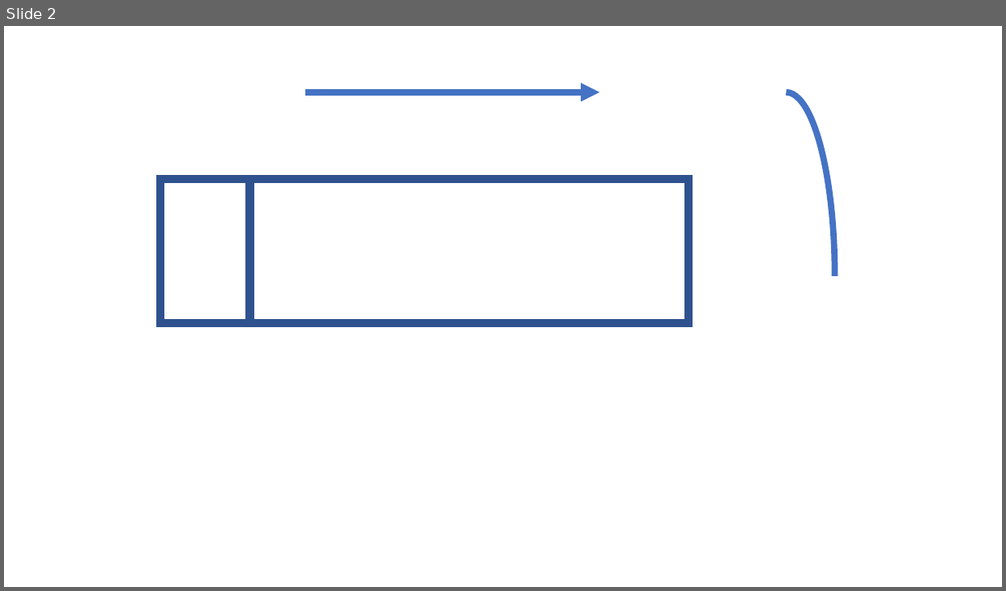
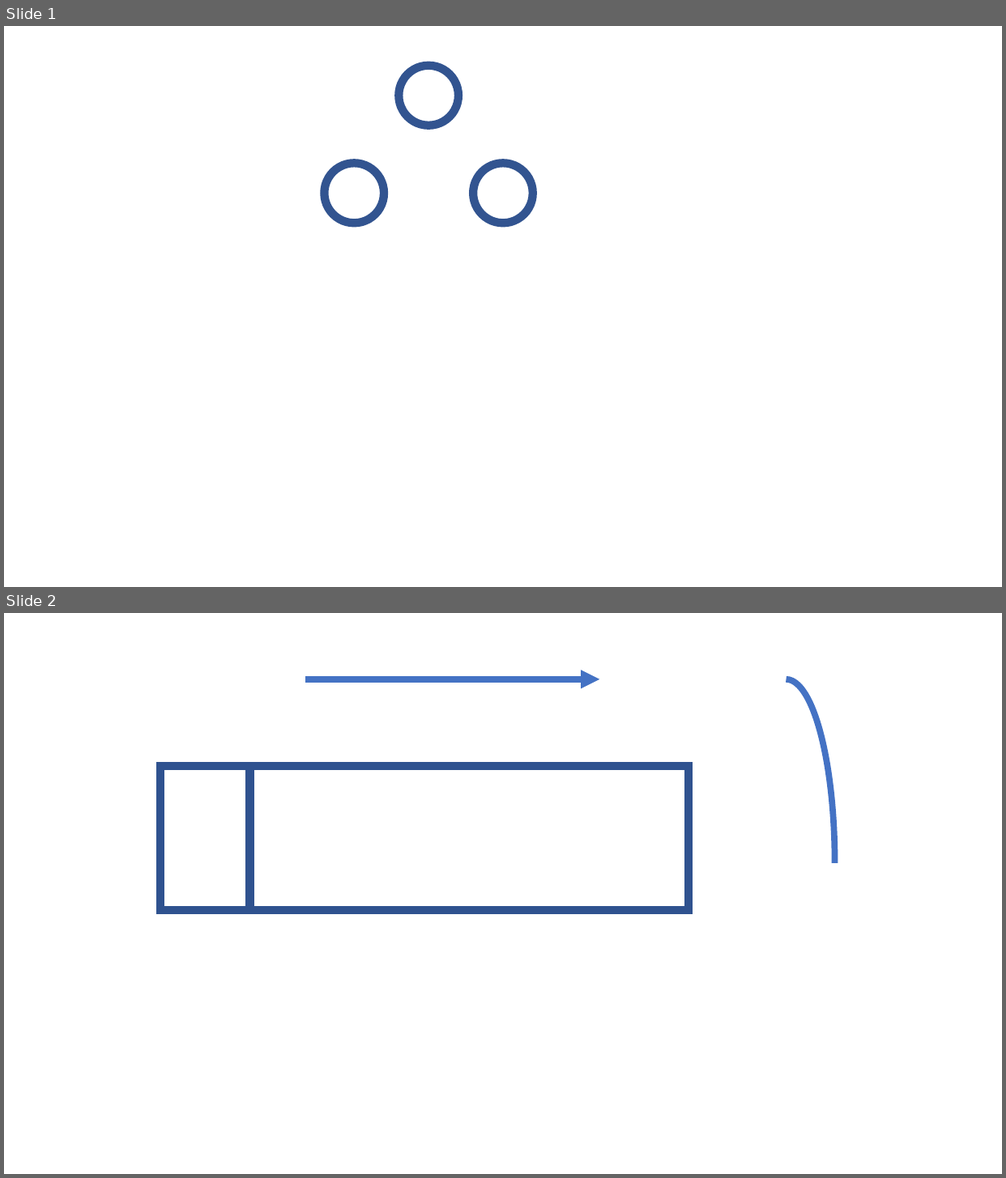
Before and after one commit to dlwnsgus777/blog, a slide deck: 그림자료/블로그_그림.pptx. Shown one above the other, each under a label of ours: slide 2 before the commit, slides 1 and 2 after it. The pictures are 1006x591 and 1006x1178 pixels, drawn with LibreOffice and Linux fonts; fonts in the diff are those of the drawing. Boxes give left, top, right and bottom in pixels: in the first picture for what was removed or moved away, otherwise in the second. Text is boxed around its words. In the diff, an @@ line names an element or a change of style, - is before the commit and + after.

```diff
--- a/그림자료/블로그_그림.pptx
+++ b/그림자료/블로그_그림.pptx
@@ slide 1 added at [4, 26, 1002, 587], background #FFFFFF @@
@@ ellipse added at [398, 66, 458, 126], outline #325491 8 pt @@
@@ ellipse added at [325, 163, 385, 223], outline #325491 8 pt @@
@@ ellipse added at [473, 163, 533, 223], outline #325491 8 pt @@
```
Also in this commit, not shown: 1 slide removed.
